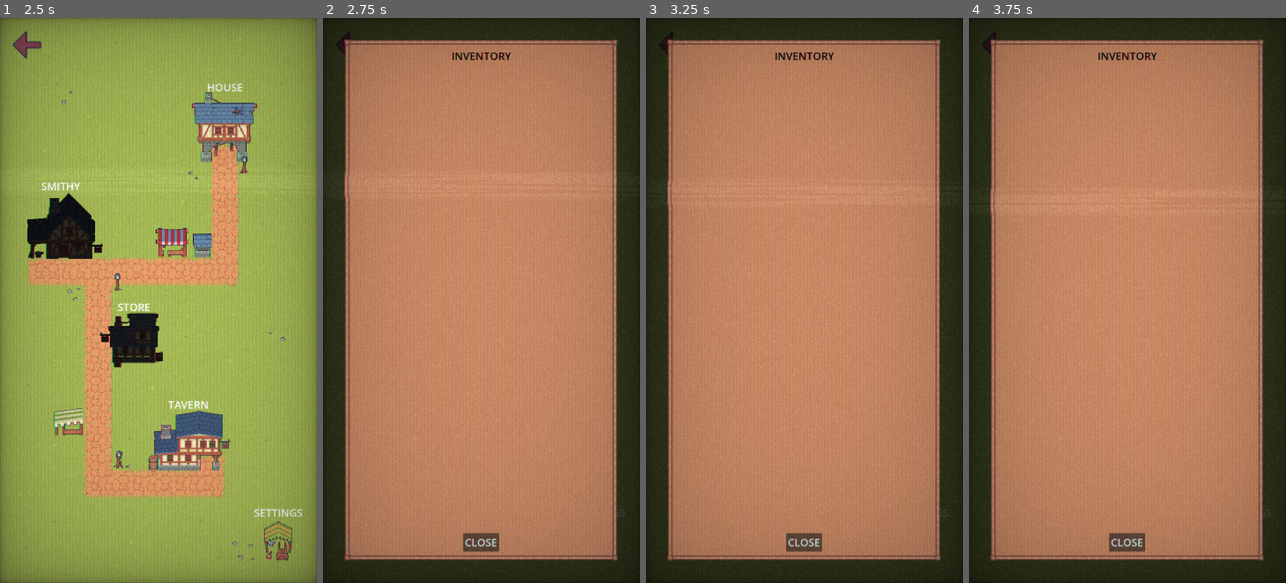
Above: before the commit, frames 1-4 (left to right).
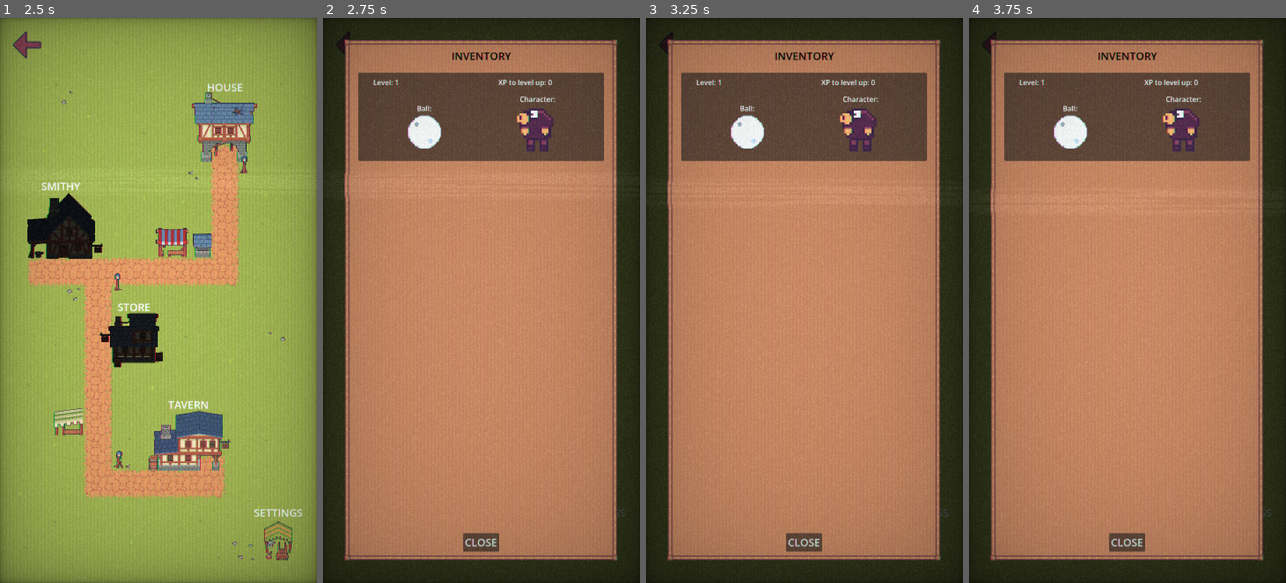
Above: after the commit, the same moments.

Repository: ant290/MoleBreaker
Game: Godot game, scene res://scenes/menu.tscn
Two runs of this game, one before a commit and one after it. Both use one fixed random seed, a clock stepped at 60 frames per second and the inputs below.
Inputs (mouse positions are in pixels of both pictures, inside the frame that each line leads up to):
- Up to frame 1 (2.5 s): click "TOWN" at 0.5 s; tap Enter at 1.25 s; drag from (225, 125) to (60, 221) at 1.27 s; drag from (190, 436) to (225, 125) at 2.02 s
- Up to frame 2 (2.75 s): no input
- Up to frame 3 (3.25 s): move the mouse to (924, 532) at 2.77 s; hold Right (ui_right) from 2.78 s (still down); click (924, 532) at 2.92 s
- Up to frame 4 (3.75 s): release Right (ui_right) at 3.5 s; drag from (1111, 413) to (1029, 221) at 3.52 s

Frame 1 is identical in both runs. In frame 2, 12% of the frame differs, in the area x 11-89%, y 9-26%; in frame 3, 12%; in frame 4, 12%.

Commit message:
Little UI improvementsfor inventory stopped back button working in town when a popup is showing

Diff:
--- a/mole-breaker/scenes/brickBreaker/level_end_popup.tscn
+++ b/mole-breaker/scenes/brickBreaker/level_end_popup.tscn
@@ -53,21 +53,21 @@
 grow_horizontal = 2
 grow_vertical = 2
 
-[node name="XPGain" type="Label" parent="UiPopup/Panel" unique_id=619270259]
+[node name="Level" type="Label" parent="UiPopup/Panel" unique_id=1901541200]
 layout_mode = 0
 offset_left = 34.0
-offset_top = 36.0
-offset_right = 74.0
-offset_bottom = 59.0
-text = "XP Gained: "
+offset_top = 38.0
+offset_right = 83.0
+offset_bottom = 61.0
+text = "Level: "
 
-[node name="Level" type="Label" parent="UiPopup/Panel" unique_id=1901541200]
+[node name="XPGain" type="Label" parent="UiPopup/Panel" unique_id=619270259]
 layout_mode = 0
 offset_left = 318.0
 offset_top = 38.0
-offset_right = 358.0
+offset_right = 406.0
 offset_bottom = 61.0
-text = "Level: "
+text = "XP Gained: "
 
 [node name="ProgressBar" type="ProgressBar" parent="UiPopup/Panel" unique_id=547347709]
 layout_mode = 1
--- a/mole-breaker/scenes/inventory_popup.tscn
+++ b/mole-breaker/scenes/inventory_popup.tscn
@@ -2,7 +2,9 @@
 
 [ext_resource type="Script" uid="uid://lpx3hxn6obsv" path="res://scripts/inventory_popup.gd" id="1_cstkm"]
 [ext_resource type="Texture2D" uid="uid://dk2ypv5mvf68a" path="res://assets/woodNineRect.png" id="2_j34ho"]
+[ext_resource type="Texture2D" uid="uid://cv3hg2m8wxws" path="res://assets/character.png" id="3_4w41e"]
 [ext_resource type="Theme" uid="uid://cnkgqea1hlwgw" path="res://themes/settings_theme.tres" id="3_j34ho"]
+[ext_resource type="Texture2D" uid="uid://cbo5d6o4ucsu5" path="res://assets/SnowBall.png" id="4_owxk1"]
 
 [sub_resource type="LabelSettings" id="LabelSettings_j34ho"]
 font_size = 24
@@ -52,6 +54,118 @@
 text = "INVENTORY"
 label_settings = SubResource("LabelSettings_j34ho")
 
+[node name="PlayerLevelContainer" type="Panel" parent="UiPopup" unique_id=1507377212]
+custom_minimum_size = Vector2(520, 0)
+layout_mode = 1
+anchors_preset = 8
+anchor_left = 0.5
+anchor_top = 0.5
+anchor_right = 0.5
+anchor_bottom = 0.5
+offset_left = -279.0
+offset_top = -515.0
+offset_right = 279.0
+offset_bottom = -315.0
+grow_horizontal = 2
+grow_vertical = 2
+
+[node name="Level" type="Label" parent="UiPopup/PlayerLevelContainer" unique_id=882063889]
+layout_mode = 1
+anchors_preset = 1
+anchor_left = 1.0
+anchor_right = 1.0
+offset_left = -524.0
+offset_top = 10.0
+offset_right = -400.0
+offset_bottom = 33.0
+grow_horizontal = 0
+text = "Level: X"
+
+[node name="XPToNext" type="Label" parent="UiPopup/PlayerLevelContainer" unique_id=155081816]
+layout_mode = 1
+offset_left = 318.0
+offset_top = 10.0
+offset_right = 539.0
+offset_bottom = 33.0
+text = "XP to level up: XX"
+
+[node name="BallDetails" type="Control" parent="UiPopup/PlayerLevelContainer" unique_id=1660787403]
+layout_mode = 1
+anchors_preset = 2
+anchor_top = 1.0
+anchor_bottom = 1.0
+offset_left = 97.0
+offset_top = -131.0
+offset_right = 203.0
+offset_bottom = -25.0
+grow_vertical = 0
+
+[node name="BallLabel" type="Label" parent="UiPopup/PlayerLevelContainer/BallDetails" unique_id=66319145]
+layout_mode = 1
+anchors_preset = 5
+anchor_left = 0.5
+anchor_right = 0.5
+offset_left = -20.0
+offset_right = 20.0
+offset_bottom = 23.0
+grow_horizontal = 2
+text = "Ball:"
+horizontal_alignment = 1
+
+[node name="SelectedBall" type="TextureRect" parent="UiPopup/PlayerLevelContainer/BallDetails" unique_id=1396396099]
+layout_mode = 1
+anchors_preset = 7
+anchor_left = 0.5
+anchor_top = 1.0
+anchor_right = 0.5
+anchor_bottom = 1.0
+offset_left = -40.5
+offset_top = -81.0
+offset_right = 40.5
+grow_horizontal = 2
+grow_vertical = 0
+texture = ExtResource("4_owxk1")
+
+[node name="CharacterDetails" type="Control" parent="UiPopup/PlayerLevelContainer" unique_id=1908946479]
+layout_mode = 1
+anchors_preset = 3
+anchor_left = 1.0
+anchor_top = 1.0
+anchor_right = 1.0
+anchor_bottom = 1.0
+offset_left = -216.0
+offset_top = -152.0
+offset_right = -86.0
+offset_bottom = -22.0
+grow_horizontal = 0
+grow_vertical = 0
+
+[node name="CharacterLabel" type="Label" parent="UiPopup/PlayerLevelContainer/CharacterDetails" unique_id=1845247920]
+layout_mode = 1
+anchors_preset = 5
+anchor_left = 0.5
+anchor_right = 0.5
+offset_left = -40.5
+offset_right = 40.5
+offset_bottom = 23.0
+grow_horizontal = 2
+text = "Character:"
+horizontal_alignment = 1
+
+[node name="SelectedCharacter" type="TextureRect" parent="UiPopup/PlayerLevelContainer/CharacterDetails" unique_id=1714284299]
+layout_mode = 1
+anchors_preset = 7
+anchor_left = 0.5
+anchor_top = 1.0
+anchor_right = 0.5
+anchor_bottom = 1.0
+offset_left = -61.0
+offset_top = -122.0
+offset_right = 61.0
+grow_horizontal = 2
+grow_vertical = 0
+texture = ExtResource("3_4w41e")
+
 [node name="VBoxContainer" type="VBoxContainer" parent="UiPopup" unique_id=2059397886]
 layout_mode = 1
 anchors_preset = 8
@@ -60,7 +174,7 @@
 anchor_right = 0.5
 anchor_bottom = 0.5
 offset_left = -260.0
-offset_top = -500.0
+offset_top = -279.0
 offset_right = 260.0
 offset_bottom = 500.0
 grow_horizontal = 2
--- a/mole-breaker/scenes/settings_volume.tscn
+++ b/mole-breaker/scenes/settings_volume.tscn
@@ -12,12 +12,13 @@
 script = ExtResource("1_qsl2s")
 
 [node name="Label" type="Label" parent="." unique_id=733640008]
-custom_minimum_size = Vector2(60, 0)
+custom_minimum_size = Vector2(90, 0)
 layout_mode = 2
 text = "LabelText"
 label_settings = SubResource("LabelSettings_qsl2s")
 
 [node name="HSlider" type="HSlider" parent="." unique_id=158280120]
+custom_minimum_size = Vector2(0, 45)
 layout_mode = 2
 size_flags_vertical = 1
 max_value = 1.0
--- a/mole-breaker/scripts/inventory_popup.gd
+++ b/mole-breaker/scripts/inventory_popup.gd
@@ -5,6 +5,8 @@
 
 @onready var inventory_item_scene = preload("res://scenes/inventory_item.tscn")
 @onready var inven_items_container : VBoxContainer = $UiPopup/VBoxContainer
+@onready var level: Label = $UiPopup/PlayerLevelContainer/Level
+@onready var xp_to_next: Label = $UiPopup/PlayerLevelContainer/XPToNext
 
 # load brick images
 @onready var imgBrickDirt = preload(GameConstants.RESOURCE_LOCATION_BRICK_DIRT)
@@ -14,6 +16,7 @@
 # Called when the node enters the scene tree for the first time.
 func _ready() -> void:
 	load_inventory()
+	load_stats()
 
 
 # Called every frame. 'delta' is the elapsed time since the previous frame.
@@ -22,6 +25,7 @@
 
 func refresh() -> void:
 	load_inventory()
+	load_stats()
 
 func is_brick_type(item: InventoryItem, number):
 	return item.brick_type == number
@@ -53,5 +57,9 @@
 
 			inven_items_container.add_child(newBrick)
 
+func load_stats() -> void:
+	level.text = "Level: " + str(PlayerStats.currentLevel)
+	xp_to_next.text = "XP to level up: " + str(PlayerStats.nextLevelExperience)
+
 func _on_close_button_pressed() -> void:
 	on_close.emit()
--- a/mole-breaker/scripts/town.gd
+++ b/mole-breaker/scripts/town.gd
@@ -9,6 +9,7 @@
 @onready var building_click_sound: AudioStreamPlayer = $BuildingClickSound
 @onready var closed_sound: AudioStreamPlayer = $ClosedSound
 
+var has_popup_showing : bool = false
 
 # Called when the node enters the scene tree for the first time.
 func _ready() -> void:
@@ -24,31 +25,37 @@
 	crtShader.visible = value
 
 func _on_touch_screen_button_released() -> void:
-	SceneTransitions.fade_out()
-	await SceneTransitions.fade_complete
-
-	get_tree().change_scene_to_file("res://scenes/menu.tscn")
+	if (!has_popup_showing):
+		SceneTransitions.fade_out()
+		await SceneTransitions.fade_complete
+		get_tree().change_scene_to_file("res://scenes/menu.tscn")
 
 func _on_house_on_click() -> void:
 	building_click_sound.play()
 	inventory.visible = true
+	has_popup_showing = true
 
 func _on_inventory_on_close() -> void:
 	closed_sound.play()
 	inventory.visible = false
+	has_popup_showing = false
 
 func _on_settings_on_click() -> void:
 	building_click_sound.play()
 	settings_popup.visible = true
+	has_popup_showing = true
 
 func _on_settings_popup_on_close() -> void:
 	closed_sound.play()
 	settings_popup.visible = false
+	has_popup_showing = false
 
 func _on_tavern_on_click() -> void:
 	building_click_sound.play()
 	quests_popup.visible = true
+	has_popup_showing = true
 
 func _on_quests_popup_on_close() -> void:
 	closed_sound.play()
 	quests_popup.visible = false
+	has_popup_showing = false
